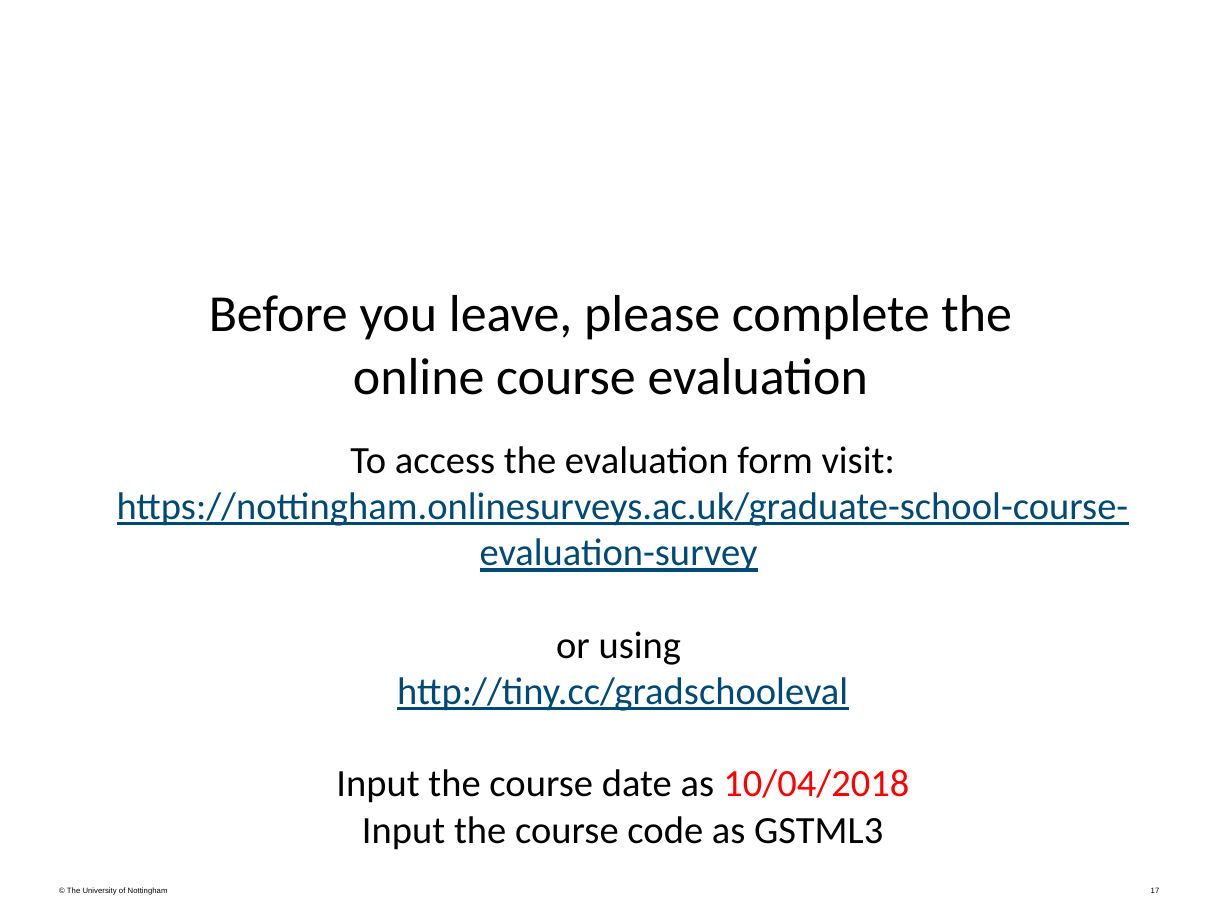
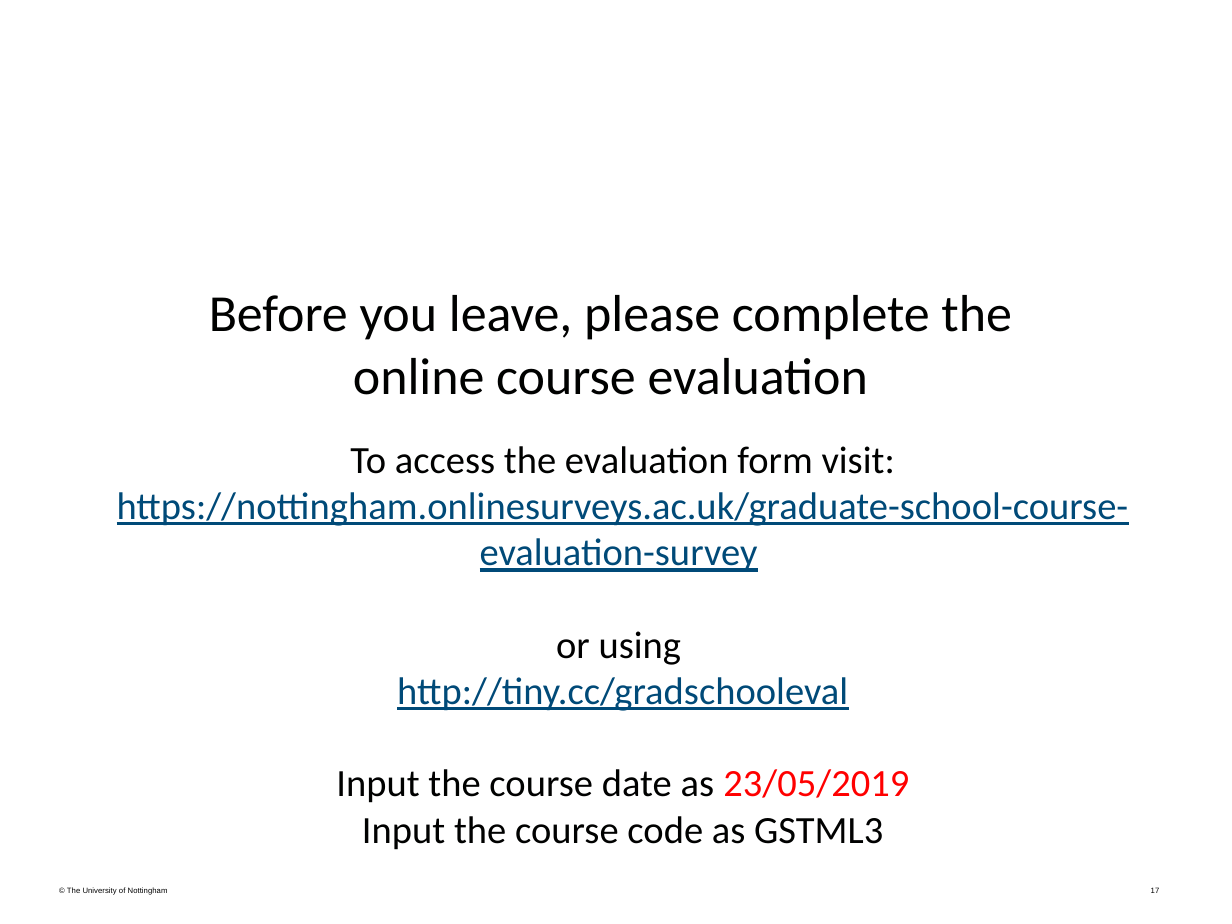
Before and after one commit to louisepb/Nottingham_Workshop, a slide deck: slide 17 of InstructorMaterials/Best Practices for Software Development using MATLAB.pptx. Drawn at 1232x924 pixels with LibreOffice and Linux fonts; fonts in the diff are those of the drawing; background and template pictures are left out. Boxes give left, top, right and bottom in pixels: in the first picture for what was removed or moved away, otherwise in the second. Text is boxed around its words. In the diff, an @@ line names an element or a change of style, - is before the commit and + after.

```diff
--- a/InstructorMaterials/Best Practices for Software Development using MATLAB.pptx
+++ b/InstructorMaterials/Best Practices for Software Development using MATLAB.pptx
@@ subtitle at [336, 769, 909, 803]: text changed @@
-Input the course date as 10/04/2018
+Input the course date as 23/05/2019
```
Also in this commit, not shown: 1 other slide changed.
